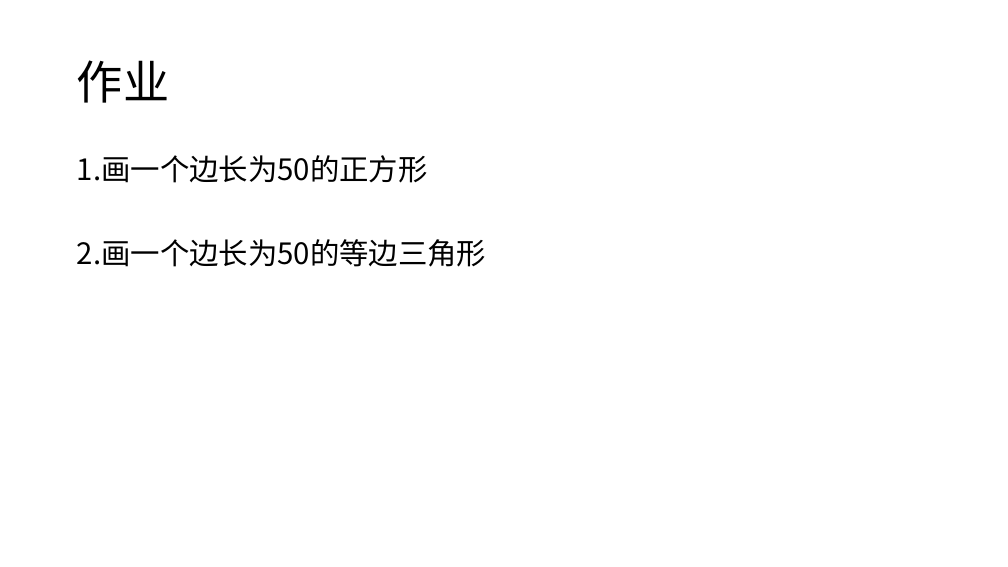
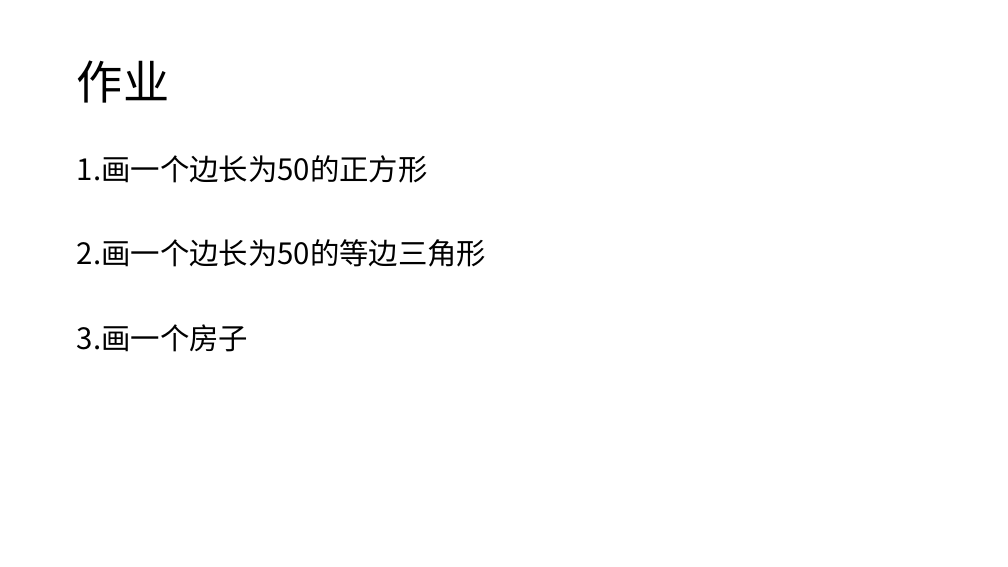
Before and after one commit to zhangch-zc/python_lesson, a slide deck: slide 5 of lesson9_海龟画笔.pptx. Drawn at 1008x567 pixels with LibreOffice and Linux fonts; fonts in the diff are those of the drawing. Boxes give left, top, right and bottom in pixels: in the first picture for what was removed or moved away, otherwise in the second. Text is boxed around its words. In the diff, an @@ line names an element or a change of style, - is before the commit and + after.

```diff
--- a/lesson9_海龟画笔.pptx
+++ b/lesson9_海龟画笔.pptx
@@ text at bbox=[77, 324, 248, 352]: paragraph added @@
+3.画一个房子
```
Also in this commit, not shown: 2 other files.
